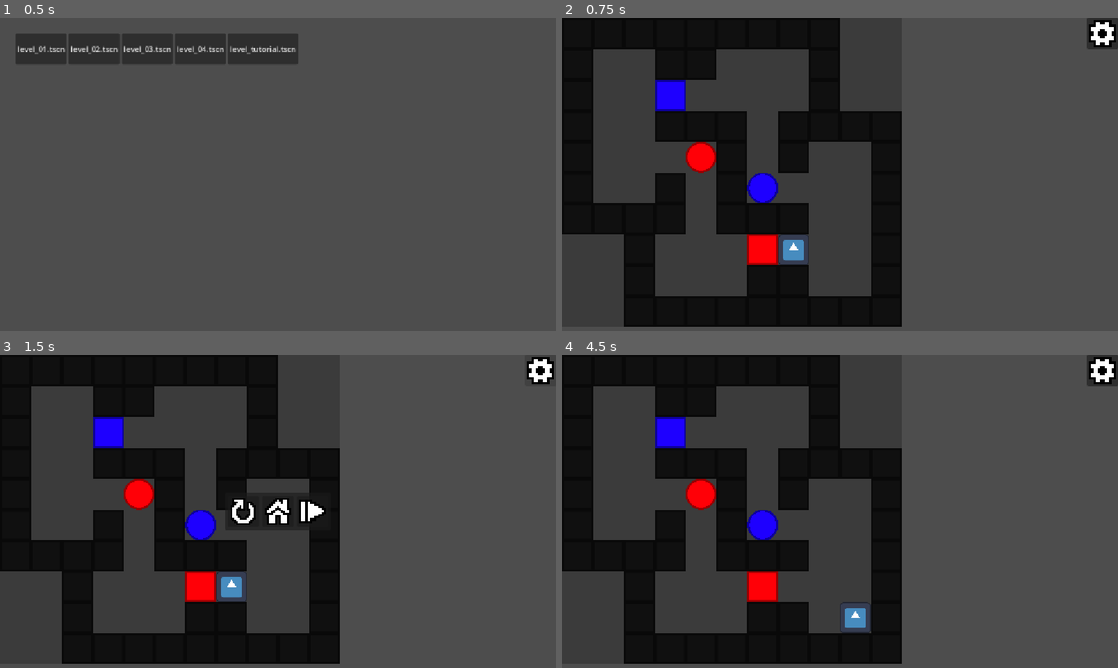
Above: before the commit, frames 1-4 (two rows, left to right).
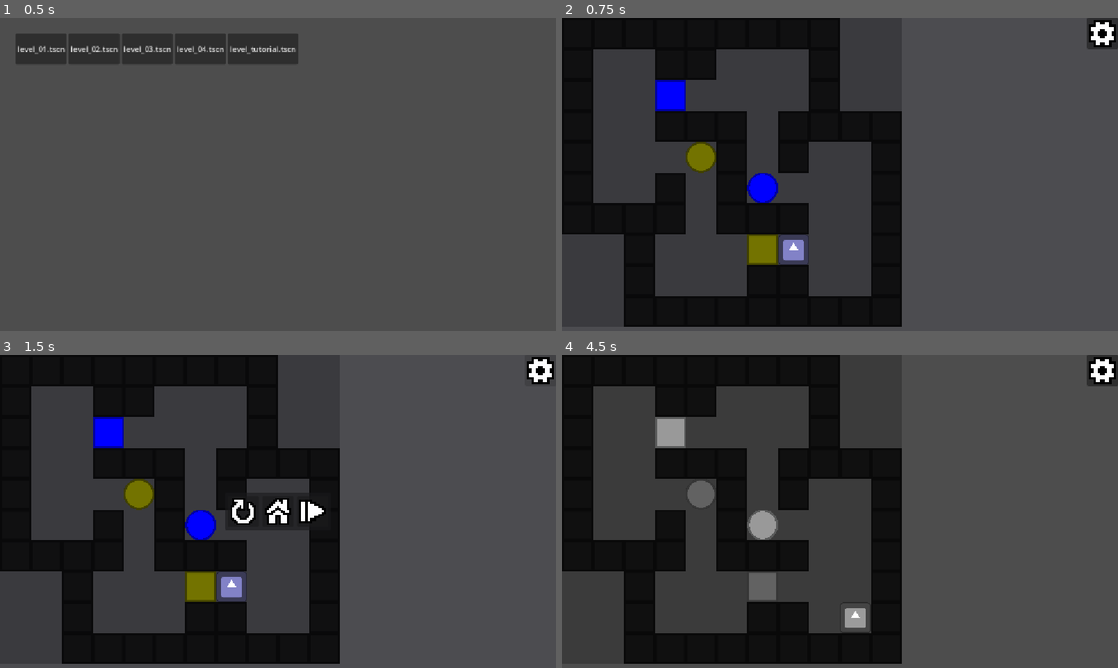
Above: after the commit, the same moments.

Repository: NoveritaDev/Colourbind
Game: Godot game, scene res://scenes/ui/level_select.tscn
Same seed, same stepped clock (60 frames per second), same inputs: the game is played once before the commit and once after it. The engine's default icon, where the game draws it, is replaced by a stand-in: a white triangle on a blue panel in a dark square.
Inputs (mouse positions are in pixels of both pictures, inside the frame that each line leads up to):
- Up to frame 1 (0.5 s): no input
- Up to frame 2 (0.75 s): click "level_01.tscn" at 0.5 s
- Up to frame 3 (1.5 s): click (539, 370) at 1.25 s
- Up to frame 4 (4.5 s): click (806, 511) at 2 s; tap Enter at 2.75, 4.25 s; hold D (move_right) 2.78-3.53 s; tap M at 2.85, 3.6, 4.35 s; tap Space at 3.5 s; hold S (move_down) 3.53-4.28 s; hold D (move_right) from 4.28 s (still down)

Frame 1 is identical in both runs. In frame 2, 2.0% of the frame differs, in the area x 17-44%, y 20-79%; in frame 3, 2.0%; in frame 4, 2.2%, in the area x 16-55%, y 19-88%.

Commit message:
Added CVD filter camera to all scenes, and made it into a game object

Diff:
--- a/assets/simulated_cvd_shaders/change_cvd_mode.gd
+++ b/assets/simulated_cvd_shaders/change_cvd_mode.gd
@@ -1,8 +1,13 @@
 extends CanvasLayer
 
 @onready var filter_rect: ColorRect = $ColorRect
-var current_mode: int = 0
+var current_mode: int = 1
 const MODE_NAMES := ["Typical", "Protanopia", "Deuteranopia", "Tritanopia", "Achromatopsia", "S-Cone Isolation"]
+
+func _ready() -> void:
+	var mat := filter_rect.material as ShaderMaterial
+	if mat:
+		mat.set_shader_parameter("cvd_type", current_mode)
 
 func _unhandled_input(event: InputEvent) -> void:
 	if event is InputEventKey and event.pressed and not event.echo:
--- /dev/null
+++ b/scenes/game_objects/cvd_camera.tscn
@@ -0,0 +1,26 @@
+[gd_scene format=3 uid="uid://2gww3woy0ukh"]
+
+[ext_resource type="Script" uid="uid://dwkpa5bie66xs" path="res://assets/simulated_cvd_shaders/change_cvd_mode.gd" id="1_t8wgq"]
+[ext_resource type="Shader" uid="uid://lqowtwjdxdfk" path="res://assets/simulated_cvd_shaders/multi_cvd.gdshader" id="2_e6tpy"]
+
+[sub_resource type="ShaderMaterial" id="ShaderMaterial_ijgl7"]
+shader = ExtResource("2_e6tpy")
+shader_parameter/cvd_type = 0
+
+[node name="CvdCamera" type="Node2D" unique_id=1028353294]
+
+[node name="Camera2D" type="Camera2D" parent="." unique_id=1558107631]
+position = Vector2(576, 324)
+
+[node name="CanvasLayer" type="CanvasLayer" parent="Camera2D" unique_id=513434503]
+layer = 128
+script = ExtResource("1_t8wgq")
+
+[node name="ColorRect" type="ColorRect" parent="Camera2D/CanvasLayer" unique_id=1813054796]
+material = SubResource("ShaderMaterial_ijgl7")
+anchors_preset = 15
+anchor_right = 1.0
+anchor_bottom = 1.0
+grow_horizontal = 2
+grow_vertical = 2
+mouse_filter = 2
--- a/scenes/levels/level_01.tscn
+++ b/scenes/levels/level_01.tscn
@@ -6,6 +6,7 @@
 [ext_resource type="PackedScene" uid="uid://bb7yi4mxkv7q3" path="res://scenes/player.tscn" id="4_rwlrc"]
 [ext_resource type="PackedScene" uid="uid://cuqomjcc84dsx" path="res://scenes/game_objects/box.tscn" id="5_1hglp"]
 [ext_resource type="PackedScene" uid="uid://c8tvnqlumv3n7" path="res://scenes/ui/hud.tscn" id="6_50wog"]
+[ext_resource type="PackedScene" uid="uid://2gww3woy0ukh" path="res://scenes/game_objects/cvd_camera.tscn" id="7_1ey3t"]
 
 [node name="Level01" type="Node2D" unique_id=615450944]
 
@@ -42,3 +43,5 @@
 position = Vector2(484, 481)
 
 [node name="HUD" parent="." unique_id=446530125 instance=ExtResource("6_50wog")]
+
+[node name="CvdCamera" parent="." unique_id=1028353294 instance=ExtResource("7_1ey3t")]
--- a/scenes/levels/level_02.tscn
+++ b/scenes/levels/level_02.tscn
@@ -6,6 +6,7 @@
 [ext_resource type="PackedScene" uid="uid://bb7yi4mxkv7q3" path="res://scenes/player.tscn" id="4_c6rld"]
 [ext_resource type="PackedScene" uid="uid://cuqomjcc84dsx" path="res://scenes/game_objects/box.tscn" id="5_yklhy"]
 [ext_resource type="PackedScene" uid="uid://c8tvnqlumv3n7" path="res://scenes/ui/hud.tscn" id="6_o4ql5"]
+[ext_resource type="PackedScene" uid="uid://2gww3woy0ukh" path="res://scenes/game_objects/cvd_camera.tscn" id="7_keemd"]
 
 [node name="Level01" type="Node2D" unique_id=615450944]
 
@@ -50,3 +51,5 @@
 position = Vector2(351, 344)
 
 [node name="HUD" parent="." unique_id=446530125 instance=ExtResource("6_o4ql5")]
+
+[node name="CvdCamera" parent="." unique_id=1028353294 instance=ExtResource("7_keemd")]
--- a/scenes/levels/level_03.tscn
+++ b/scenes/levels/level_03.tscn
@@ -6,6 +6,7 @@
 [ext_resource type="PackedScene" uid="uid://bb7yi4mxkv7q3" path="res://scenes/player.tscn" id="4_hvqp8"]
 [ext_resource type="PackedScene" uid="uid://cuqomjcc84dsx" path="res://scenes/game_objects/box.tscn" id="5_8w8tq"]
 [ext_resource type="PackedScene" uid="uid://c8tvnqlumv3n7" path="res://scenes/ui/hud.tscn" id="6_foqc1"]
+[ext_resource type="PackedScene" uid="uid://2gww3woy0ukh" path="res://scenes/game_objects/cvd_camera.tscn" id="7_1jnh5"]
 
 [node name="Level01" type="Node2D" unique_id=615450944]
 
@@ -50,3 +51,5 @@
 position = Vector2(287, 225)
 
 [node name="HUD" parent="." unique_id=446530125 instance=ExtResource("6_foqc1")]
+
+[node name="CvdCamera" parent="." unique_id=1028353294 instance=ExtResource("7_1jnh5")]
--- a/scenes/levels/level_04.tscn
+++ b/scenes/levels/level_04.tscn
@@ -1,5 +1,6 @@
 [gd_scene format=4 uid="uid://bk6k7jxmqbck0"]
 
+[ext_resource type="PackedScene" uid="uid://2gww3woy0ukh" path="res://scenes/game_objects/cvd_camera.tscn" id="1_cw75u"]
 [ext_resource type="Script" uid="uid://p2lbfpwpu5mb" path="res://scenes/game_objects/grid.gd" id="1_ypi4k"]
 [ext_resource type="PackedScene" uid="uid://qg88fdcrj6sy" path="res://scenes/game_objects/walls.tscn" id="2_cw75u"]
 [ext_resource type="PackedScene" uid="uid://d28b4nu3hm2ji" path="res://scenes/game_objects/button.tscn" id="3_gkpor"]
@@ -8,6 +9,8 @@
 [ext_resource type="PackedScene" uid="uid://c8tvnqlumv3n7" path="res://scenes/ui/hud.tscn" id="6_07dqf"]
 
 [node name="Level01" type="Node2D" unique_id=615450944]
+
+[node name="CvdCamera" parent="." unique_id=1028353294 instance=ExtResource("1_cw75u")]
 
 [node name="Grid" type="Node2D" parent="." unique_id=2044820807]
 script = ExtResource("1_ypi4k")
--- a/scenes/levels/level_tutorial.tscn
+++ b/scenes/levels/level_tutorial.tscn
@@ -6,6 +6,7 @@
 [ext_resource type="PackedScene" uid="uid://bb7yi4mxkv7q3" path="res://scenes/player.tscn" id="4_7vfie"]
 [ext_resource type="PackedScene" uid="uid://cuqomjcc84dsx" path="res://scenes/game_objects/box.tscn" id="5_w73a1"]
 [ext_resource type="PackedScene" uid="uid://c8tvnqlumv3n7" path="res://scenes/ui/hud.tscn" id="6_tc44x"]
+[ext_resource type="PackedScene" uid="uid://2gww3woy0ukh" path="res://scenes/game_objects/cvd_camera.tscn" id="7_nsphw"]
 
 [node name="Level01" type="Node2D" unique_id=615450944]
 
@@ -43,3 +44,5 @@
 position = Vector2(224, 93)
 
 [node name="HUD" parent="." unique_id=446530125 instance=ExtResource("6_tc44x")]
+
+[node name="CvdCamera" parent="." unique_id=1028353294 instance=ExtResource("7_nsphw")]
